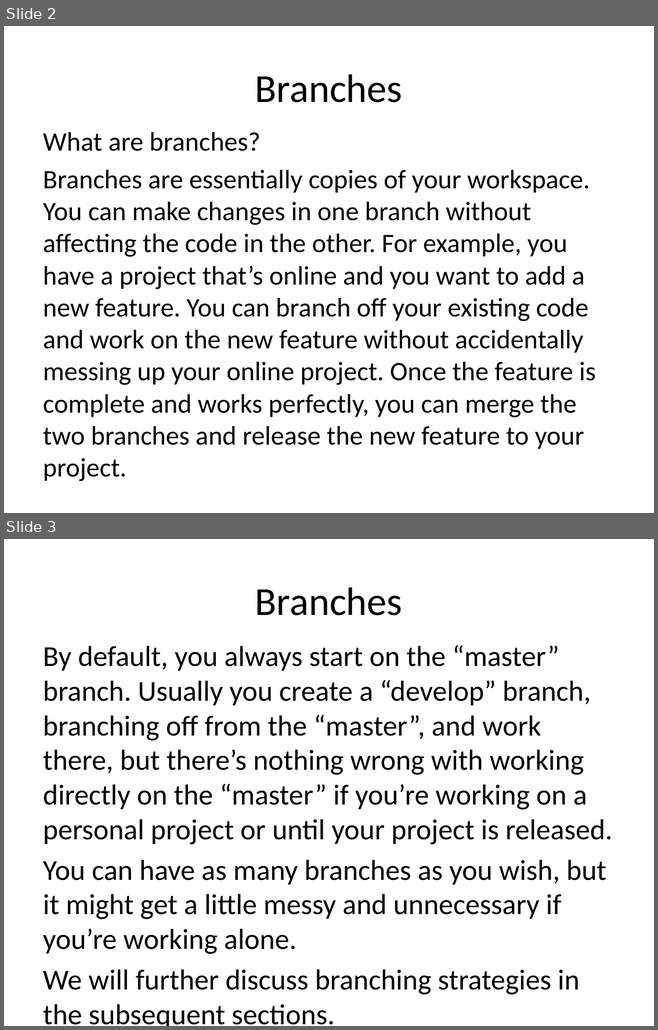
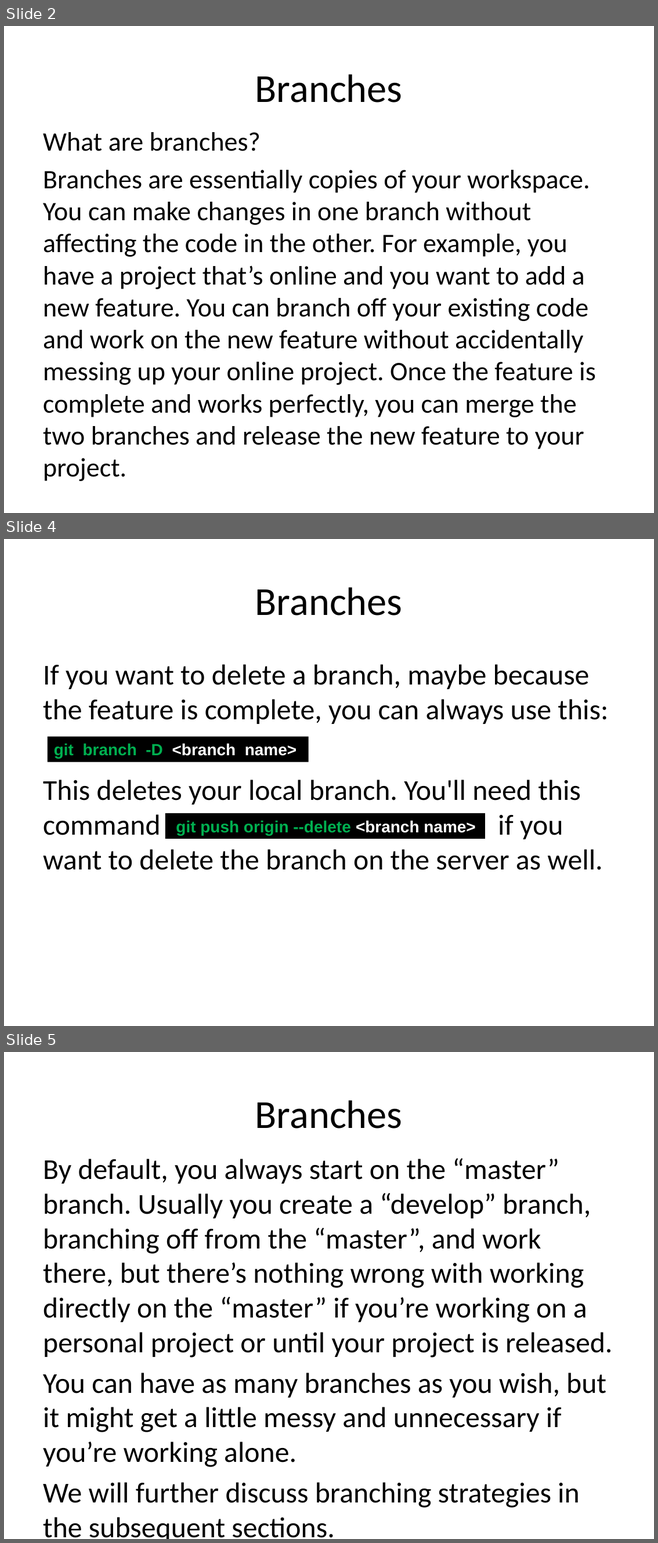
Before and after one commit to JaceTan/programming-notes, a slide deck: Branches.pptx. Shown one above the other, each under a label of ours: slides 2 and 3 before the commit, slides 2, 4 and 5 after it; the slides between them are not shown. The pictures are 658x1030 and 658x1543 pixels, drawn with LibreOffice and Linux fonts; fonts in the diff are those of the drawing. Boxes give left, top, right and bottom in pixels: in the first picture for what was removed or moved away, otherwise in the second. Text is boxed around its words. In the diff, an @@ line names an element or a change of style, - is before the commit and + after.

Commit message:
added New Branch, Switch Branch and Delete Branch parts

```diff
--- a/Branches.pptx
+++ b/Branches.pptx
@@ slide 4 added at [4, 539, 654, 1026], background #FFFFFF @@
@@ title added at [255, 587, 402, 616], 44 pt, text #000000 @@
+Branches
@@ text added at [43, 664, 608, 870], 32 pt, text #000000 @@
+If you want to delete a branch, maybe because the feature is complete, you can always use this:
+This deletes your local branch. You'll need this command if you want to delete the branch on the server as well.
@@ rectangle added at [48, 736, 308, 762], fill #000000, 18 pt, text #FFFFFF, bold @@
+git branch -D <branch name>
@@ rectangle added at [165, 813, 485, 838], fill #000000, 18 pt, text #00B050, bold @@
+git push origin --delete <branch name>
@@ what was slide 3 is now slide 5 @@
```
Also in this commit, not shown: 1 other slide added.
